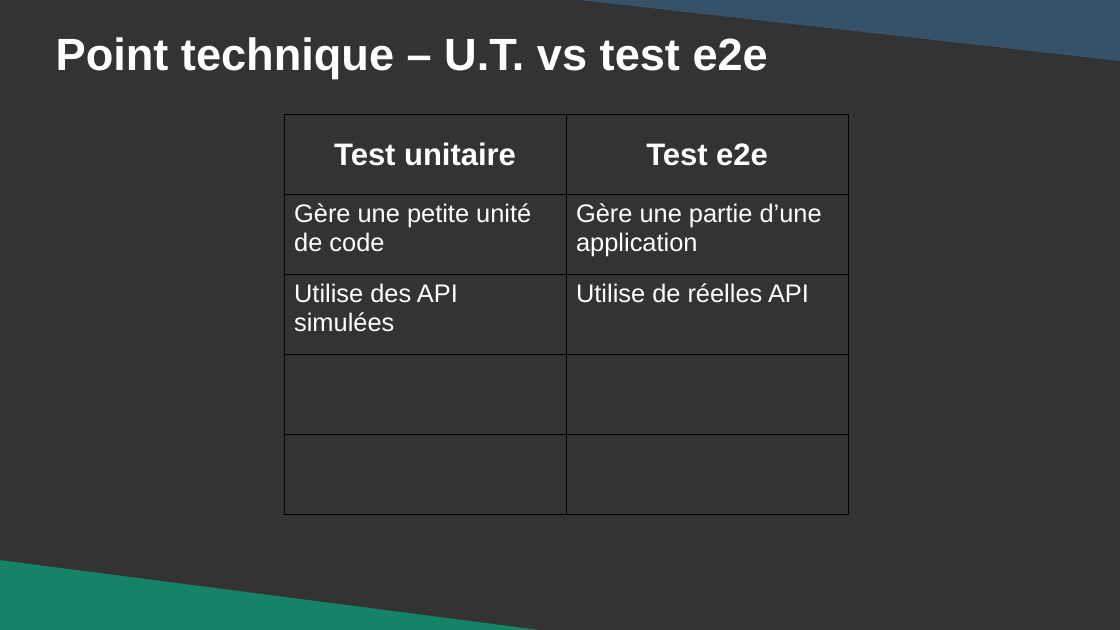
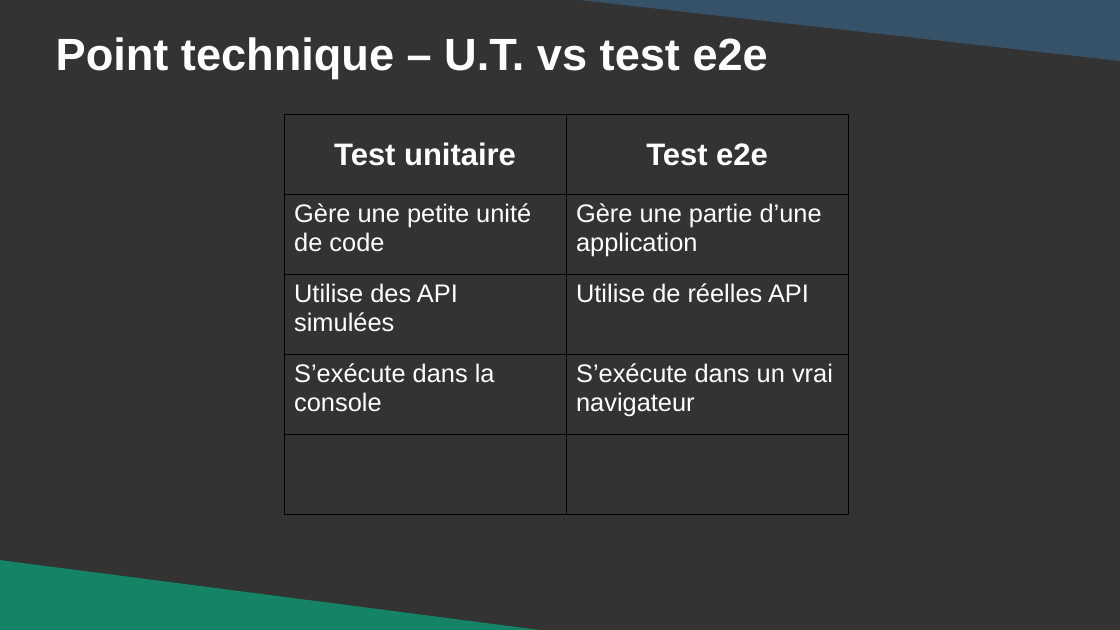
Before and after one commit to DanYellow/cours, a slide deck: slide 9 of developpement-front-s5/travaux-pratiques/numero-2/presentation.odp. Drawn at 1120x630 pixels with LibreOffice and Linux fonts; fonts in the diff are those of the drawing. Boxes give left, top, right and bottom in pixels: in the first picture for what was removed or moved away, otherwise in the second. Text is boxed around its words. In the diff, an @@ line names an element or a change of style, - is before the commit and + after.

```diff
--- a/developpement-front-s5/travaux-pratiques/numero-2/presentation.odp
+++ b/developpement-front-s5/travaux-pratiques/numero-2/presentation.odp
@@ table at [285,115,850,515] @@
+row 4: S’exécute dans la console | S’exécute dans un vrai navigateur
-row 5:  | 
```
Also in this commit, not shown: 6 other slides changed, 7 slides added, 41 slides removed, 7 other files.
